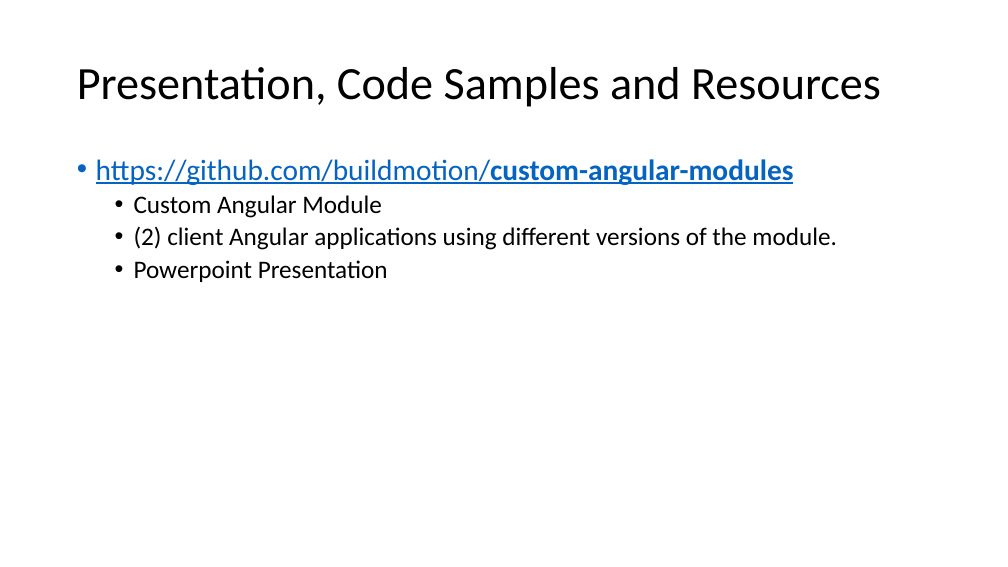
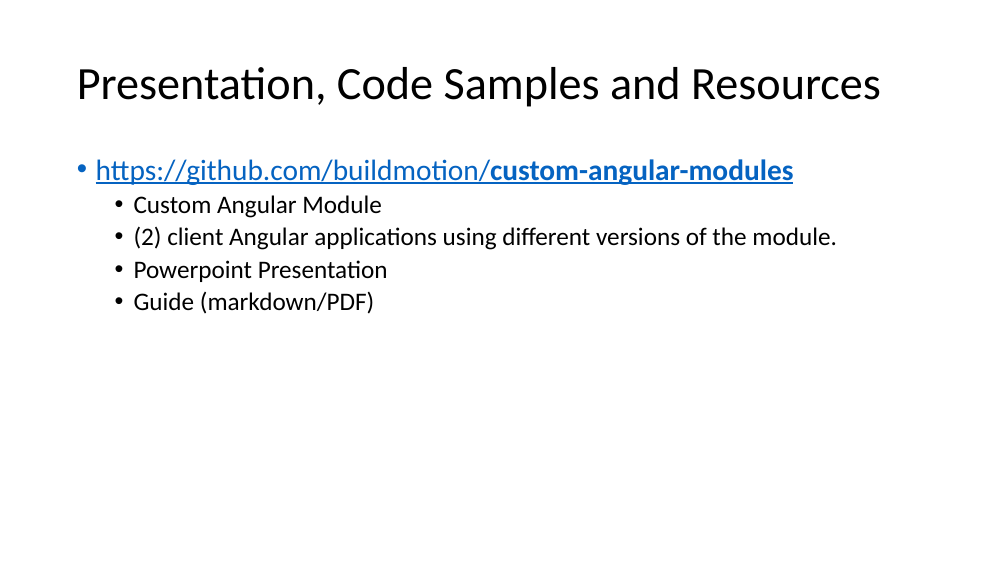
Before and after one commit to buildmotion/custom-angular-modules, a slide deck: slide 3 of presentation/custom-angular-modules.pptx. Drawn at 1008x567 pixels with LibreOffice and Linux fonts; fonts in the diff are those of the drawing. Boxes give left, top, right and bottom in pixels: in the first picture for what was removed or moved away, otherwise in the second. Text is boxed around its words. In the diff, an @@ line names an element or a change of style, - is before the commit and + after.

Commit message:
updated presentation; documentation guide;

```diff
--- a/presentation/custom-angular-modules.pptx
+++ b/presentation/custom-angular-modules.pptx
@@ text at <box>134,292,374,314</box>: paragraph added @@
+  • Guide (markdown/PDF)
```
